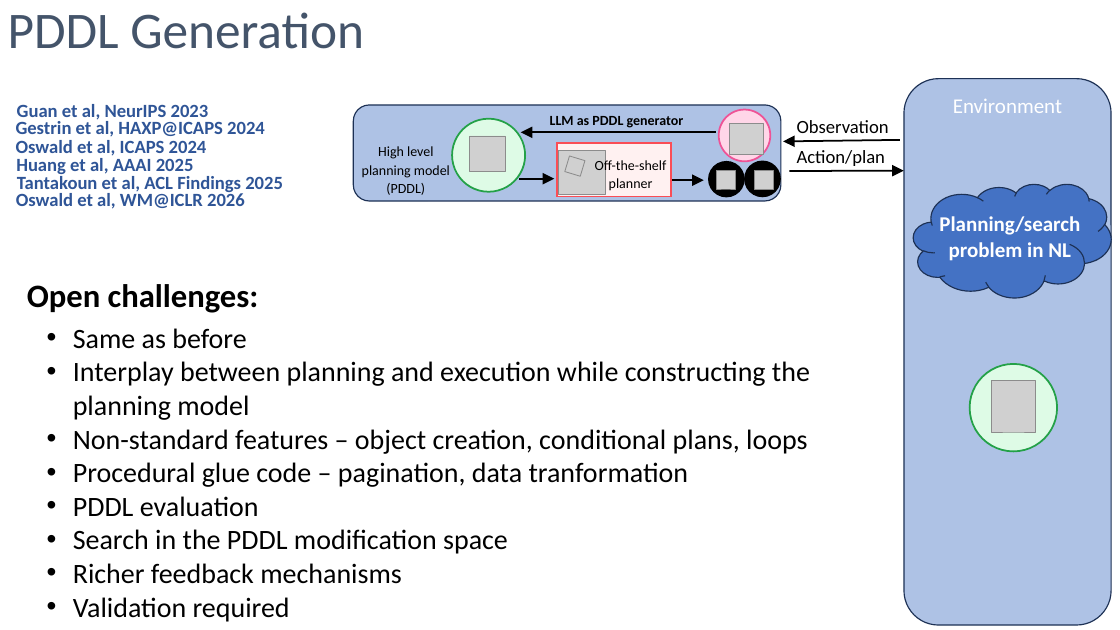
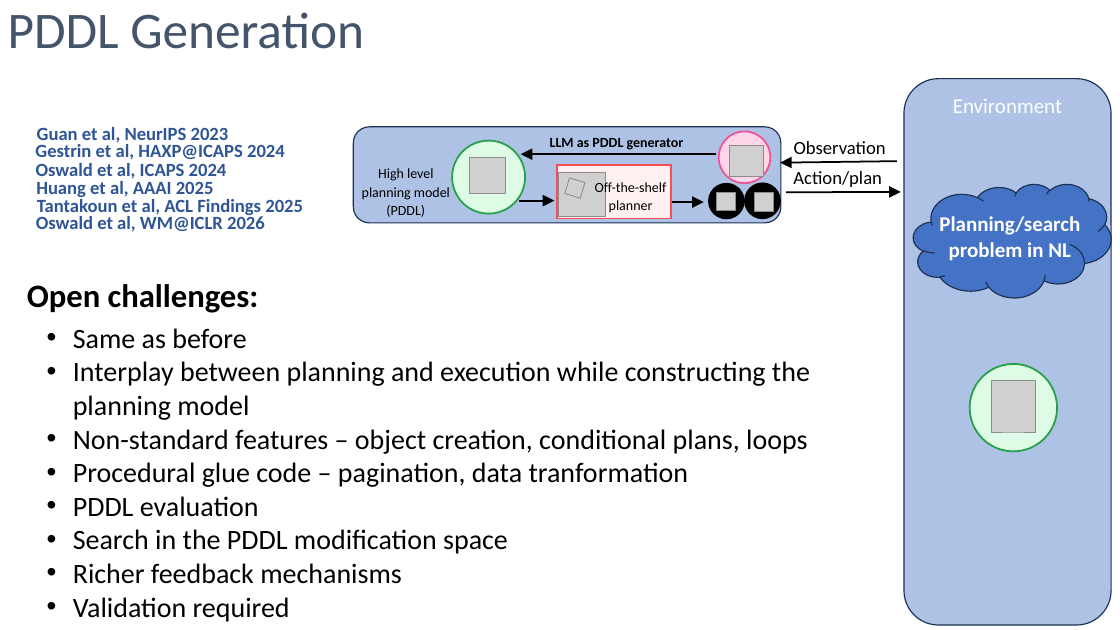
Before and after one commit to michael-katz-ai/michael-katz-ai.github.io, a slide deck: slide 8 of icaps2026/Planning in the era of LLMs - ICAPS position.pptx. Drawn at 1120x630 pixels with LibreOffice and Linux fonts; fonts in the diff are those of the drawing; grey boxes stand for pictures. Boxes give left, top, right and bottom in pixels: in the first picture for what was removed or moved away, otherwise in the second. Text is boxed around its words. In the diff, an @@ line names an element or a change of style, - is before the commit and + after.

```diff
--- a/icaps2026/Planning in the era of LLMs - ICAPS position.pptx
+++ b/icaps2026/Planning in the era of LLMs - ICAPS position.pptx
@@ ellipse: place and size @@
-ellipse at <box>719,109,770,161</box>
+ellipse at <box>719,132,770,184</box>
@@ text "Observation": place and size @@
-text "Observation" at <box>797,120,889,133</box>
+text "Observation" at <box>794,141,886,154</box>
@@ text "Huang et al, AAAI 2025": place and size @@
-text "Huang et al, AAAI 2025" at <box>16,158,194,177</box>
+text "Huang et al, AAAI 2025" at <box>36,181,214,200</box>
@@ rectangle: place and size @@
-rectangle at <box>557,143,671,196</box>
+rectangle at <box>557,166,671,218</box>
@@ arrow moved from (790, 171) - (904, 171) to (897, 161) - (781, 163) @@
@@ 6 pictures, 4 texts, 3 arrows, 3 ellipses, 1 rounded rectangle: place and size @@
-6 pictures, 4 texts, 3 arrows, 3 ellipses, 1 rounded rectangle at <box>354,105,885,201</box>
+6 pictures, 4 texts, 3 arrows, 3 ellipses, 1 rounded rectangle at <box>354,127,881,223</box>
@@ 5 texts: place and size @@
-5 texts at <box>16,104,283,209</box>
+5 texts at <box>35,127,303,232</box>
@@ arrow moved from (900, 140) - (783, 141) to (786, 192) - (901, 192) @@
```
Also in this commit, not shown: 2 other slides changed, 1 other file.
